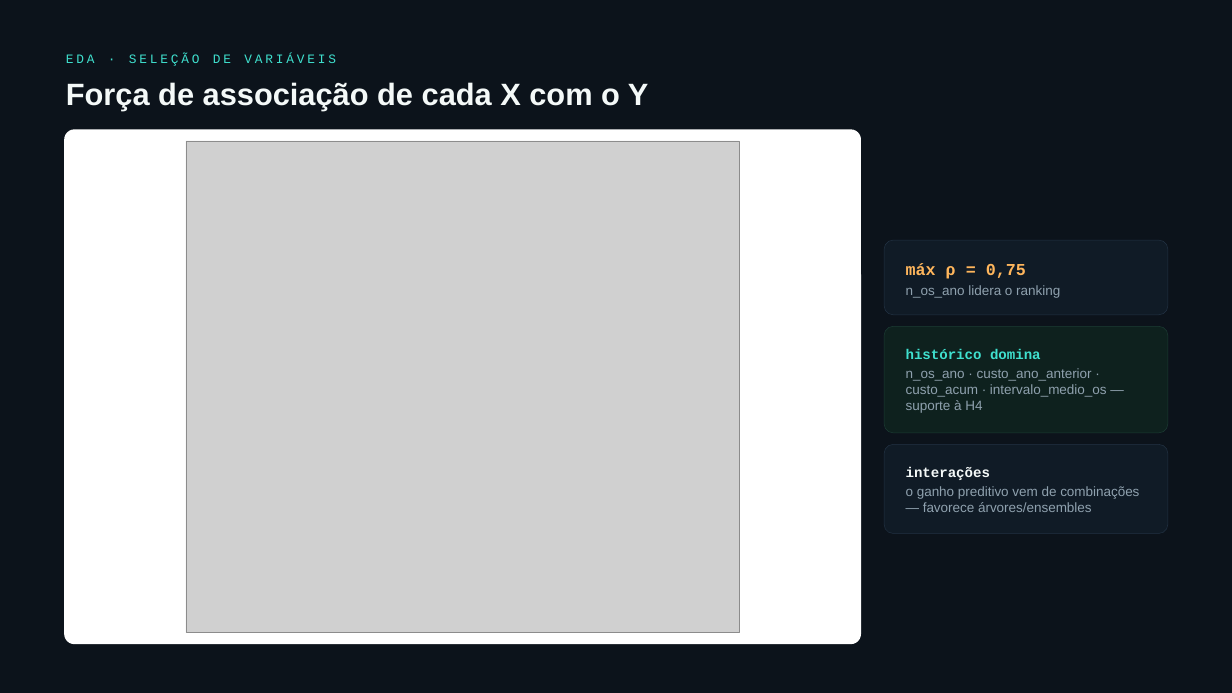
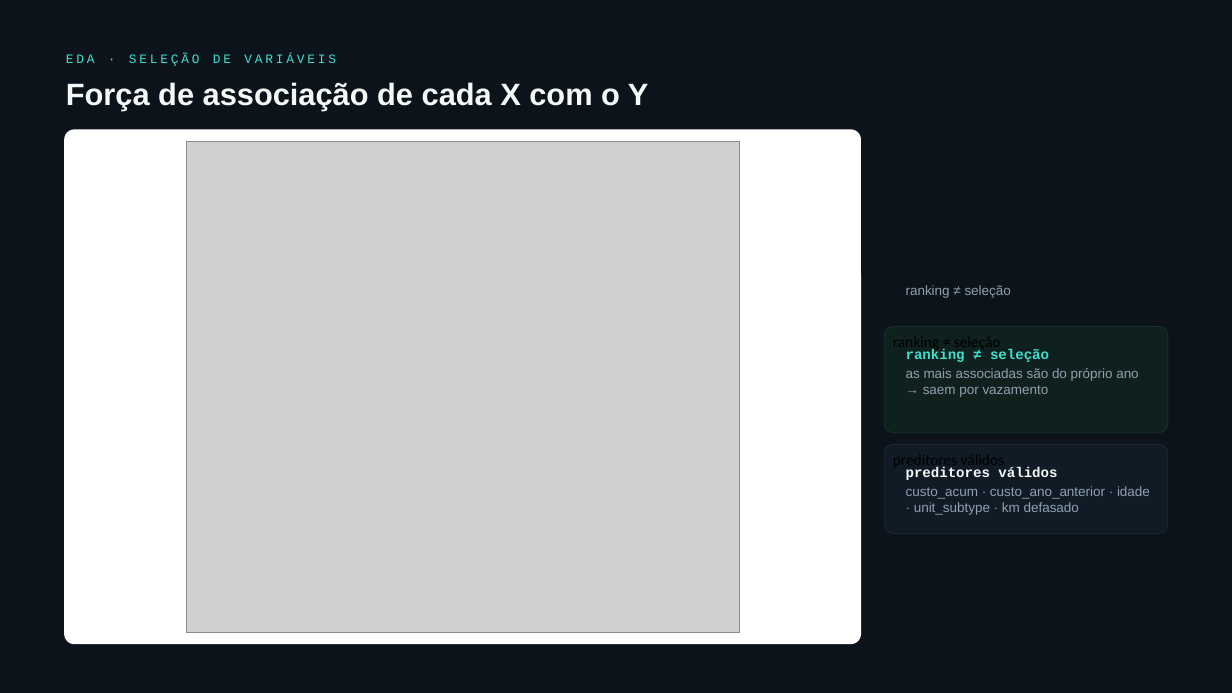
Before and after one commit to giovanicani/quatro_norte, a slide deck: slide 43 of nova_versao_jeison/apresentacao/Apresentacao_QuatroNorte_anual.pptx. Drawn at 1232x693 pixels with LibreOffice and Linux fonts; fonts in the diff are those of the drawing; grey boxes stand for pictures. Boxes give left, top, right and bottom in pixels: in the first picture for what was removed or moved away, otherwise in the second. Text is boxed around its words. In the diff, an @@ line names an element or a change of style, - is before the commit and + after.

```diff
--- a/nova_versao_jeison/apresentacao/Apresentacao_QuatroNorte_anual.pptx
+++ b/nova_versao_jeison/apresentacao/Apresentacao_QuatroNorte_anual.pptx
@@ rounded rectangle removed at [884, 240, 1168, 315] @@
@@ text removed at [906, 263, 1026, 279] @@
-máx ρ = 0,75
@@ text at [906, 285, 1011, 298]: text changed @@
-n_os_ano lidera o ranking
+ranking ≠ seleção
@@ text at [893, 349, 1001, 352]: text changed @@
-histórico domina
+ranking ≠ seleção
@@ text in rounded rectangle at [906, 349, 1049, 362]: text added @@
+ranking ≠ seleção
@@ text at [906, 368, 1138, 397]: text changed @@
-n_os_ano · custo_ano_anterior · custo_acum · intervalo_medio_os — suporte à H4
+as mais associadas são do próprio ano → saem por vazamento
@@ text at [893, 466, 1004, 470]: text changed @@
-interações
+preditores válidos
@@ text in rounded rectangle at [906, 467, 1057, 480]: text added @@
+preditores válidos
@@ text at [906, 486, 1150, 515]: text changed @@
-o ganho preditivo vem de combinações — favorece árvores/ensembles
+custo_acum · custo_ano_anterior · idade · unit_subtype · km defasado
```
Also in this commit, not shown: 5 other slides changed, 10 other files.
